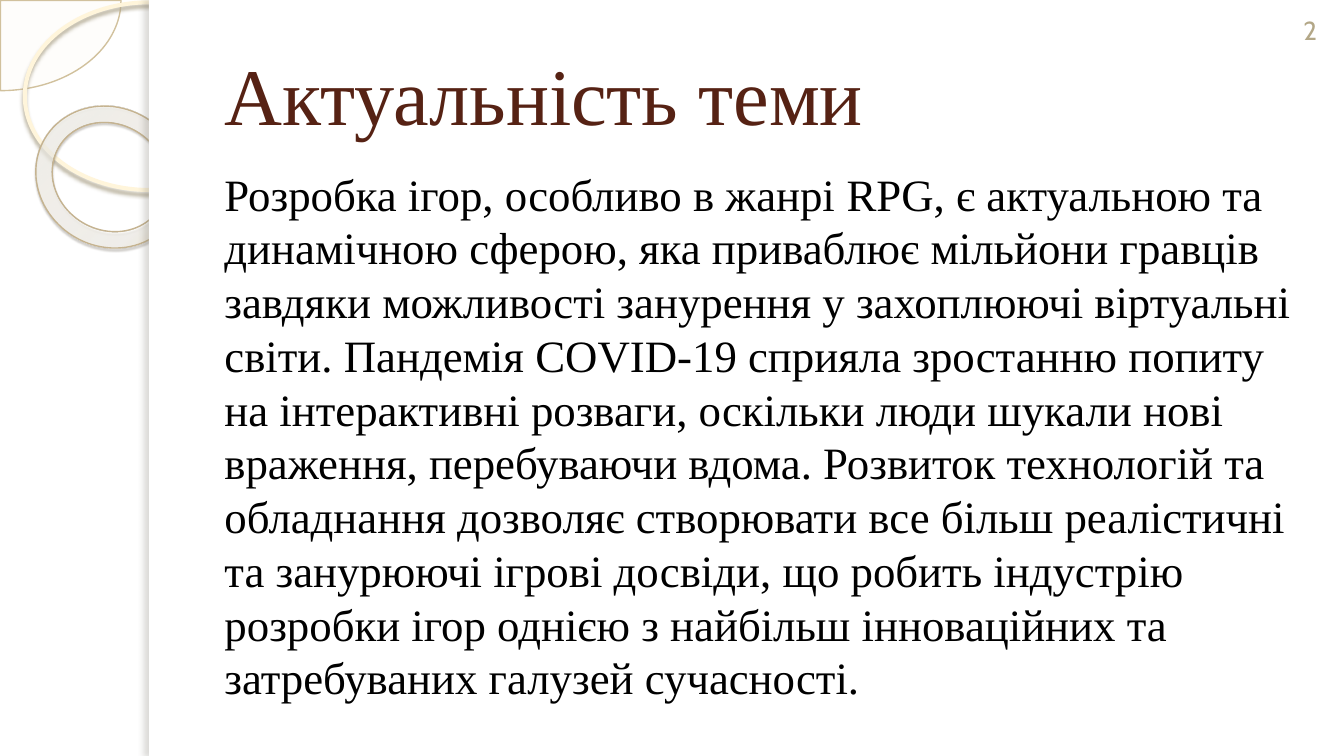
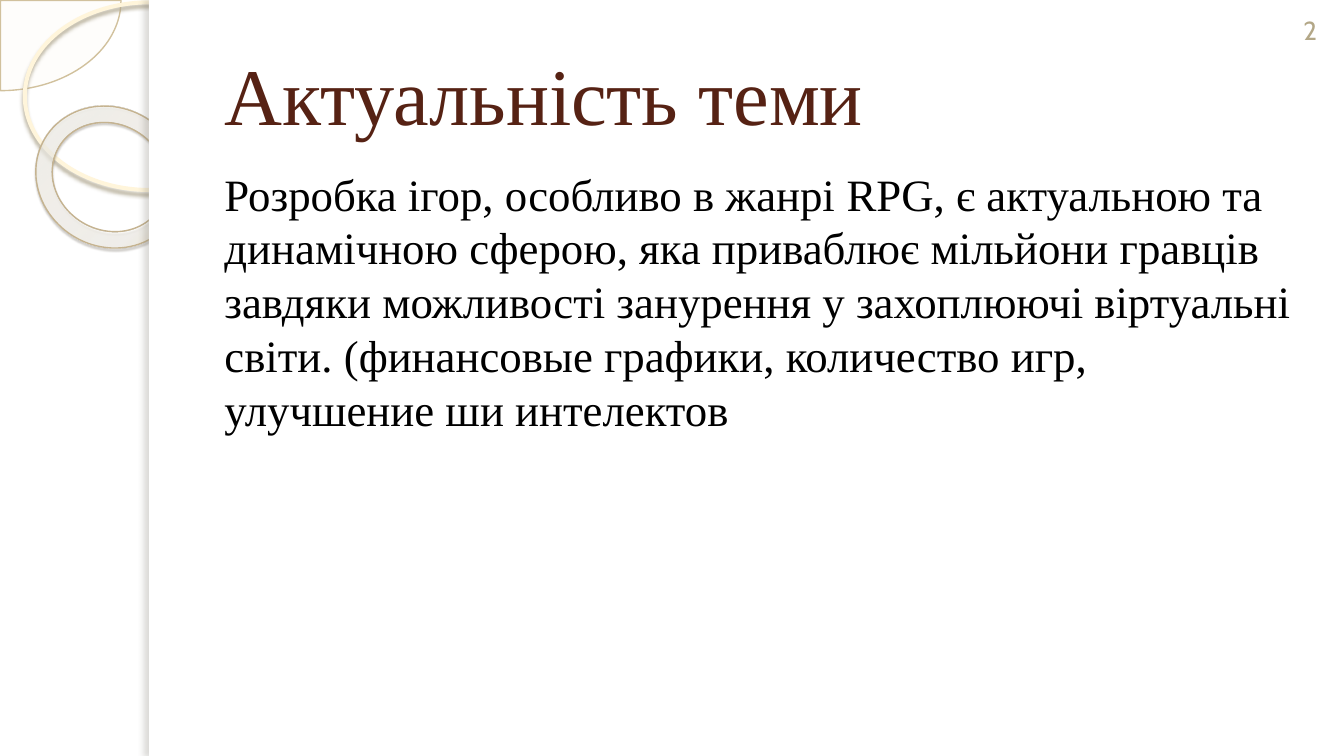
Before and after one commit to mcmcmax437/3D-RPG-Diploma-Thesis, a slide deck: slide 2 of Documents/Презентація_Терешкович_ІТ-02_ПредЗахист.pptx. Drawn at 1344x756 pixels with LibreOffice and Linux fonts; fonts in the diff are those of the drawing; background and template pictures are left out. Boxes give left, top, right and bottom in pixels: in the first picture for what was removed or moved away, otherwise in the second. Text is boxed around its words. In the diff, an @@ line names an element or a change of style, - is before the commit and + after.

```diff
--- a/Documents/Презентація_Терешкович_ІТ-02_ПредЗахист.pptx
+++ b/Documents/Презентація_Терешкович_ІТ-02_ПредЗахист.pptx
@@ text at (224, 179, 1290, 435): text changed @@
-Розробка ігор, особливо в жанрі RPG, є актуальною та динамічною сферою, яка приваблює мільйони гравців завдяки можливості занурення у захоплюючі віртуальні світи. Пандемія COVID-19 сприяла зростанню попиту на інтерактивні розваги, оскільки люди шукали нові враження, перебуваючи вдома. Розвиток технологій та обладнання дозволяє створювати все більш реалістичні та занурюючі ігрові досвіди, що робить індустрію розробки ігор однією з найбільш інноваційних та затребуваних галузей сучасності.
+Розробка ігор, особливо в жанрі RPG, є актуальною та динамічною сферою, яка приваблює мільйони гравців завдяки можливості занурення у захоплюючі віртуальні світи. (финансовые графики, количество игр, улучшение ши интелектов
```
Also in this commit, not shown: 4 other slides changed, 2 slides added, 12 other files.
